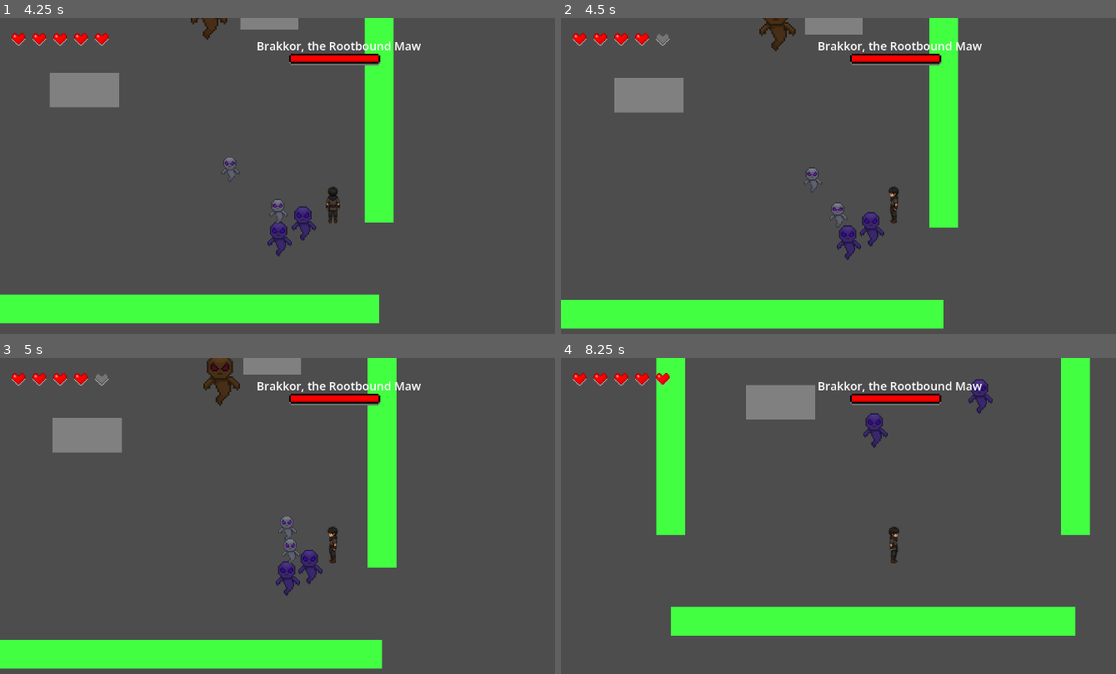
Above: before the commit, frames 1-4 (two rows, left to right).
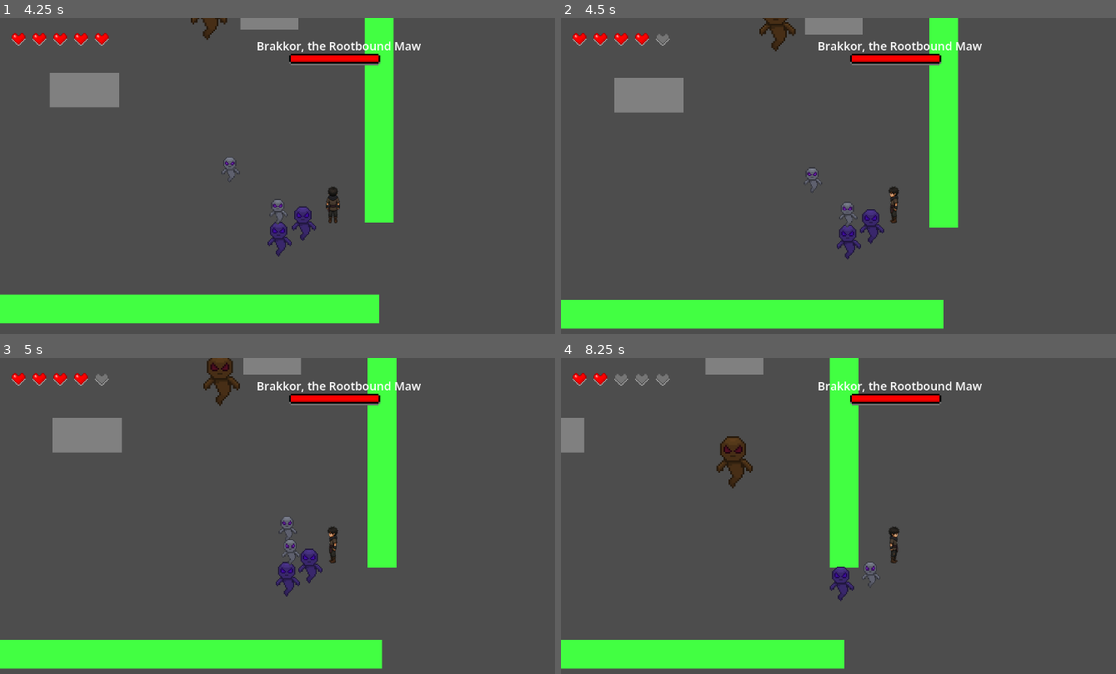
Above: after the commit, the same moments.

Repository: yenpish/chazo-fatebound
Game: Godot game, scene res://scenes/ui/title_screen.tscn
The game is run twice, just before and just after one commit, with the same random seed, the same clock (stepped at 60 frames per second) and the same inputs. The engine's default icon, where the game draws it, is replaced by a stand-in: a white triangle on a blue panel in a dark square.
Inputs:
- Up to frame 1 (4.25 s): click "Start Demo" at 0.5 s; hold D (move_right) 1.28-2.03 s; tap Space (attack) every 0.75 s from 1.35 to 3.6 s; hold S (move_down) 2.03-2.78 s; hold D (move_right) 2.78-3.53 s; hold W (move_up) from 3.53 s (still down)
- Up to frame 2 (4.5 s): release W (move_up) at 4.28 s; hold A (move_left) from 4.28 s (still down); tap Space (attack) at 4.35 s
- Up to frame 3 (5 s): keep holding A (move_left)
- Up to frame 4 (8.25 s): tap Space (attack) every 0.75 s from 5.1 to 8.1 s; release A (move_left) at 5.78 s; hold S (move_down) 5.78-6.53 s; hold D (move_right) 6.53-7.28 s; hold W (move_up) 7.28-8.03 s; tap R (restart) at 8 s; hold D (move_right) from 8.03 s (still down)

Frame 1 is identical in both runs. In frame 2, 0.4% of the frame differs, in the area x 48-59%, y 58-77%; in frame 3, 0.2%; in frame 4, 25%, in the area x 0-96%, y 0-99%.

Commit message:
feat: polished enemy hitstop and knockback, verified boss integration

Diff:
--- a/scripts/enemies/enemy_base.gd
+++ b/scripts/enemies/enemy_base.gd
@@ -105,10 +105,10 @@
 	# Only apply hitstop and knockback for non-boss enemies
 	if not is_in_group("boss"):
 		is_hitstopped = true
-		hitstop_timer = 0.12
+		hitstop_timer = 0.08
 		if player != null:
 			var dir = (global_position - player.global_position).normalized()
-			velocity = dir * 200  # visible knockback
+			velocity = dir * 125  # visible knockback
 
 	if current_hp <= 0:
 		die()
--- a/scripts/player/player.gd
+++ b/scripts/player/player.gd
@@ -7,10 +7,10 @@
 @export var max_hp: int = 5
 @export var attack_duration: float = 0.15
 @export var attack_damage: int = 1
-
 @export var attack_gap: float = 2.0
 @export var horizontal_attack_size: Vector2 = Vector2(55, 34)
 @export var vertical_attack_size: Vector2 = Vector2(34, 55)
+@export var invulnerability_duration: float = 0.5
 
 @onready var attack_area: Area2D = $AttackArea
 @onready var attack_collision: CollisionShape2D = $AttackArea/AttackCollision
@@ -27,42 +27,45 @@
 var is_dead: bool = false
 var last_direction: Vector2 = Vector2.DOWN
 
+# === Hitstop / Invulnerability ===
+var is_hitstopped: bool = false
+var hitstop_timer: float = 0.0
+var is_invulnerable: bool = false
 
 func _ready() -> void:
 	motion_mode = CharacterBody2D.MOTION_MODE_FLOATING
 	add_to_group("player")
 	current_hp = max_hp
 
-	# Attack hitbox should be fully inactive until player presses attack.
 	attack_collision.disabled = true
 	attack_area.monitoring = false
-
-	# The script controls AttackArea position.
-	# AttackCollision should stay centered inside AttackArea.
 	attack_collision.position = Vector2.ZERO
 
 	update_player_sprite_direction()
 	update_attack_area_position()
-
-	# Wait one frame so HUD and its child nodes are fully ready.
 	await get_tree().process_frame
 
 	hp_changed.emit(current_hp, max_hp)
 	print("Player ready with HP: ", current_hp)
-
 
 func _physics_process(_delta: float) -> void:
 	if is_dead:
 		handle_restart()
 		return
 
+	# Hitstop handling
+	if is_hitstopped:
+		hitstop_timer -= _delta
+		if hitstop_timer <= 0:
+			is_hitstopped = false
+		move_and_slide()
+		return
+
 	handle_movement()
 	handle_attack()
 
-
 func handle_movement() -> void:
 	var input_direction := Vector2.ZERO
-
 	input_direction.x = Input.get_action_strength("move_right") - Input.get_action_strength("move_left")
 	input_direction.y = Input.get_action_strength("move_down") - Input.get_action_strength("move_up")
 
@@ -75,162 +78,114 @@
 	velocity = input_direction * move_speed
 	move_and_slide()
 
-
 func get_cardinal_direction(direction: Vector2) -> Vector2:
 	if abs(direction.x) > abs(direction.y):
-		if direction.x > 0:
-			return Vector2.RIGHT
-		else:
-			return Vector2.LEFT
+		return Vector2.RIGHT if direction.x > 0 else Vector2.LEFT
 	else:
-		if direction.y > 0:
-			return Vector2.DOWN
-		else:
-			return Vector2.UP
+		return Vector2.DOWN if direction.y > 0 else Vector2.UP
 
 func update_player_sprite_direction() -> void:
 	if placeholder_sprite == null:
 		return
 
-	if last_direction == Vector2.RIGHT:
-		placeholder_sprite.texture = CHAZO_RIGHT_TEXTURE
-
-	elif last_direction == Vector2.LEFT:
-		placeholder_sprite.texture = CHAZO_LEFT_TEXTURE
-
-	elif last_direction == Vector2.UP:
-		placeholder_sprite.texture = CHAZO_UP_TEXTURE
-
-	elif last_direction == Vector2.DOWN:
-		placeholder_sprite.texture = CHAZO_DOWN_TEXTURE
+	match last_direction:
+		Vector2.RIGHT:
+			placeholder_sprite.texture = CHAZO_RIGHT_TEXTURE
+		Vector2.LEFT:
+			placeholder_sprite.texture = CHAZO_LEFT_TEXTURE
+		Vector2.UP:
+			placeholder_sprite.texture = CHAZO_UP_TEXTURE
+		Vector2.DOWN:
+			placeholder_sprite.texture = CHAZO_DOWN_TEXTURE
 
 func update_attack_area_position() -> void:
 	var attack_shape := attack_collision.shape as RectangleShape2D
 	var body_shape := body_collision.shape as RectangleShape2D
-
-	if attack_shape == null:
-		print("AttackCollision shape is not RectangleShape2D.")
-		return
-
-	if body_shape == null:
-		print("Player CollisionShape2D shape is not RectangleShape2D.")
+	if attack_shape == null or body_shape == null:
 		return
 
 	attack_collision.position = Vector2.ZERO
+	var body_center = body_collision.position
+	var body_half_size = body_shape.size * 0.5
 
-	var body_center: Vector2 = body_collision.position
-	var body_half_size: Vector2 = body_shape.size * 0.5
-
-	if last_direction == Vector2.RIGHT:
-		attack_shape.size = horizontal_attack_size
-		var attack_half_size: Vector2 = horizontal_attack_size * 0.5
-		attack_area.position = Vector2(
-			body_center.x + body_half_size.x + attack_half_size.x + attack_gap,
-			body_center.y
-		)
-
-	elif last_direction == Vector2.LEFT:
-		attack_shape.size = horizontal_attack_size
-		var attack_half_size: Vector2 = horizontal_attack_size * 0.5
-		attack_area.position = Vector2(
-			body_center.x - body_half_size.x - attack_half_size.x - attack_gap,
-			body_center.y
-		)
-
-	elif last_direction == Vector2.UP:
-		attack_shape.size = vertical_attack_size
-		var attack_half_size: Vector2 = vertical_attack_size * 0.5
-		attack_area.position = Vector2(
-			body_center.x,
-			body_center.y - body_half_size.y - attack_half_size.y - attack_gap
-		)
-
-	elif last_direction == Vector2.DOWN:
-		attack_shape.size = vertical_attack_size
-		var attack_half_size: Vector2 = vertical_attack_size * 0.5
-		attack_area.position = Vector2(
-			body_center.x,
-			body_center.y + body_half_size.y + attack_half_size.y + attack_gap
-		)
+	match last_direction:
+		Vector2.RIGHT:
+			attack_shape.size = horizontal_attack_size
+			attack_area.position = Vector2(body_center.x + body_half_size.x + horizontal_attack_size.x * 0.5 + attack_gap, body_center.y)
+		Vector2.LEFT:
+			attack_shape.size = horizontal_attack_size
+			attack_area.position = Vector2(body_center.x - body_half_size.x - horizontal_attack_size.x * 0.5 - attack_gap, body_center.y)
+		Vector2.UP:
+			attack_shape.size = vertical_attack_size
+			attack_area.position = Vector2(body_center.x, body_center.y - body_half_size.y - vertical_attack_size.y * 0.5 - attack_gap)
+		Vector2.DOWN:
+			attack_shape.size = vertical_attack_size
+			attack_area.position = Vector2(body_center.x, body_center.y + body_half_size.y + vertical_attack_size.y * 0.5 + attack_gap)
 
 func handle_attack() -> void:
 	if Input.is_action_just_pressed("attack") and not is_attacking:
 		attack()
 
-
 func handle_restart() -> void:
 	if Input.is_action_just_pressed("restart"):
 		get_tree().reload_current_scene()
 
-
 func attack() -> void:
 	is_attacking = true
-
-	# Make sure the hitbox is correct at the exact moment of attack.
 	update_attack_area_position()
-
-	# Activate attack area only during attack.
 	attack_area.monitoring = true
 	attack_collision.disabled = false
 
 	print("Player attacked toward: ", last_direction)
-
 	await get_tree().physics_frame
 
-	var hit_bodies := attack_area.get_overlapping_bodies()
-
-	for body in hit_bodies:
-		if body == self:
+	for body in attack_area.get_overlapping_bodies():
+		if body == self or body.is_in_group("player"):
 			continue
-
-		if body.is_in_group("player"):
-			continue
-
 		if body.has_method("take_damage"):
 			body.take_damage(attack_damage)
+			trigger_hitstop(0.05)  # small pause on hit
 
 	await get_tree().create_timer(attack_duration).timeout
-
-	# Turn attack area fully off again.
 	attack_collision.disabled = true
 	attack_area.monitoring = false
-
 	is_attacking = false
 
-
 func take_damage(amount: int) -> void:
-	if is_dead:
+	if is_dead or is_invulnerable:
 		return
 
 	current_hp -= amount
 	current_hp = max(current_hp, 0)
-
 	hp_changed.emit(current_hp, max_hp)
 	print("Player took ", amount, " damage. HP left: ", current_hp)
 
 	flash_hurt()
+	trigger_invulnerability(invulnerability_duration)
 	if current_hp <= 0:
 		die()
-
 
 func flash_hurt() -> void:
 	if placeholder_sprite == null:
 		return
-
-	placeholder_sprite.modulate = Color(2.0, 2.0, 2.0)
+	placeholder_sprite.modulate = Color(2, 2, 2)
 	await get_tree().create_timer(0.08).timeout
-
 	if is_dead:
 		return
-
 	placeholder_sprite.modulate = Color(1, 1, 1)
 
+func trigger_hitstop(duration: float) -> void:
+	is_hitstopped = true
+	hitstop_timer = duration
+
+func trigger_invulnerability(duration: float) -> void:
+	is_invulnerable = true
+	await get_tree().create_timer(duration).timeout
+	is_invulnerable = false
 
 func die() -> void:
 	is_dead = true
 	velocity = Vector2.ZERO
-
 	player_died.emit()
-
 	print("Player defeated / Game Over")
 	print("Press R to restart")
